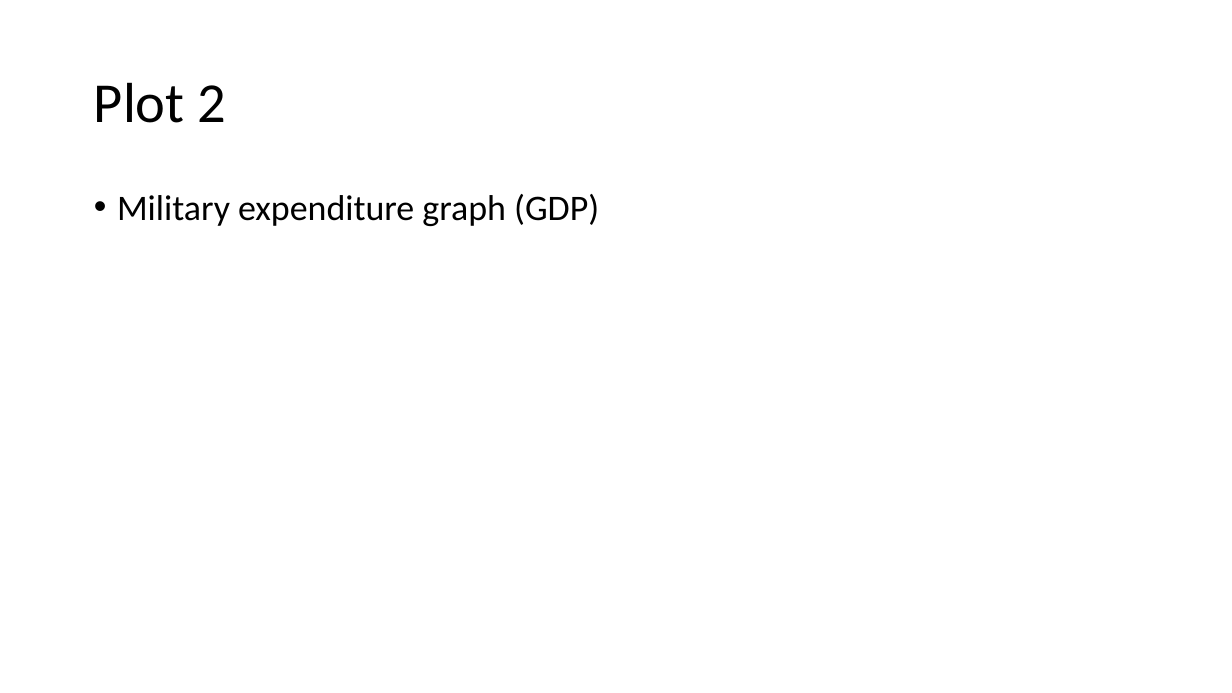
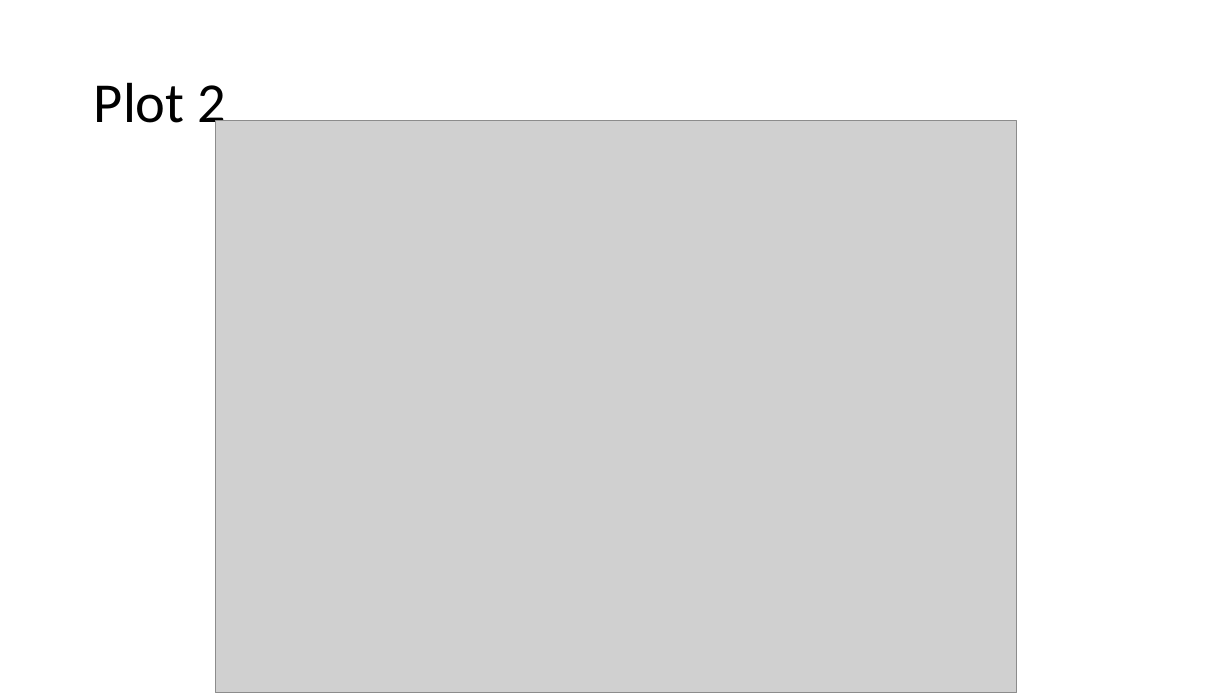
Before and after one commit to xazip/ds202_Final_Project, a slide deck: slide 16 of DS 202 Final Presentation.pptx (slide 13 before the commit). Drawn at 1232x693 pixels with LibreOffice and Linux fonts; fonts in the diff are those of the drawing; grey boxes stand for pictures. Boxes give left, top, right and bottom in pixels: in the first picture for what was removed or moved away, otherwise in the second. Text is boxed around its words. In the diff, an @@ line names an element or a change of style, - is before the commit and + after.

```diff
--- a/DS 202 Final Presentation.pptx
+++ b/DS 202 Final Presentation.pptx
@@ picture added at <box>215,121,1017,693</box> @@
@@ text removed at <box>117,194,599,226</box> @@
-• Military expenditure graph (GDP)
```
Also in this commit, not shown: 11 other slides changed, 3 slides added.
